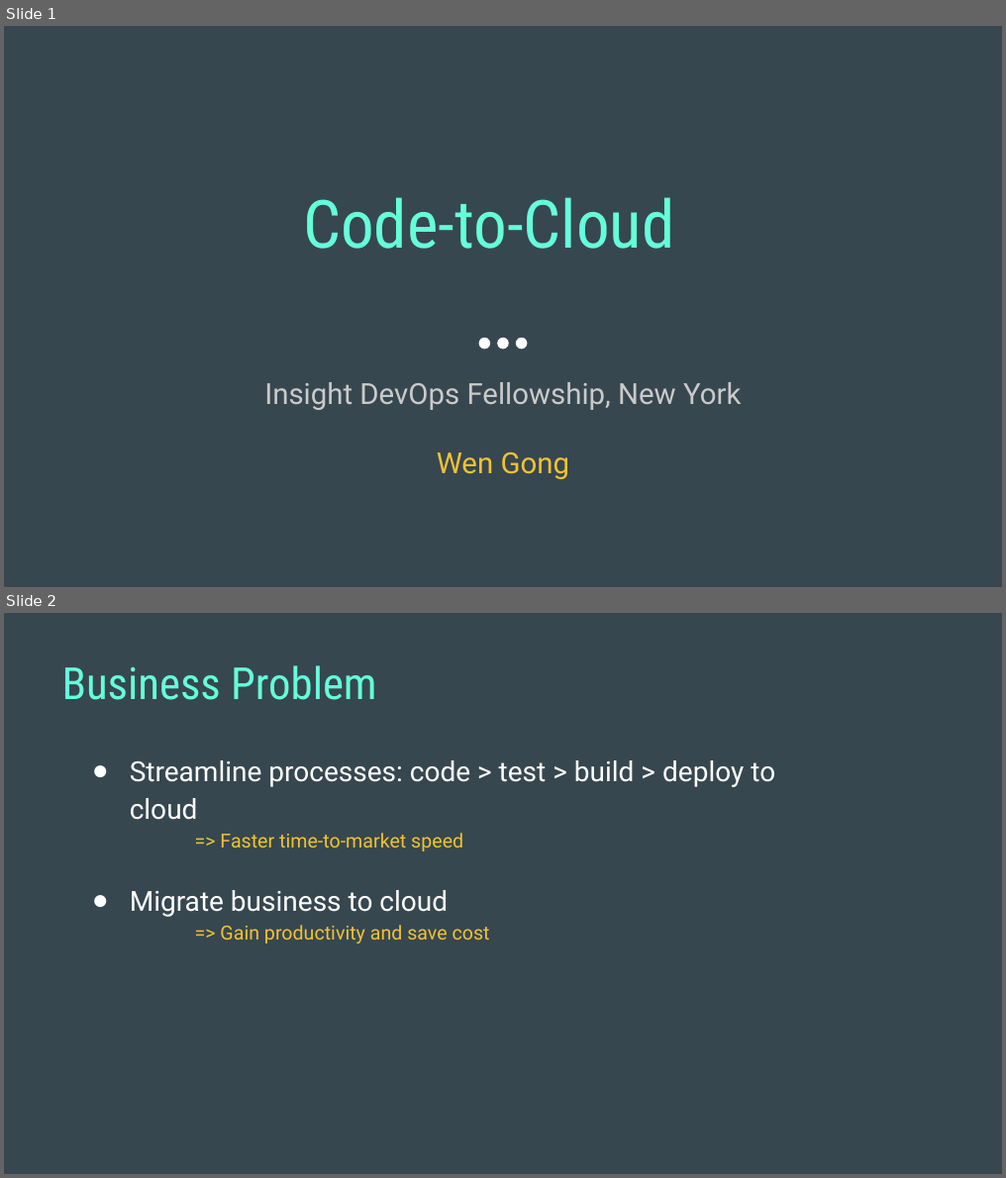
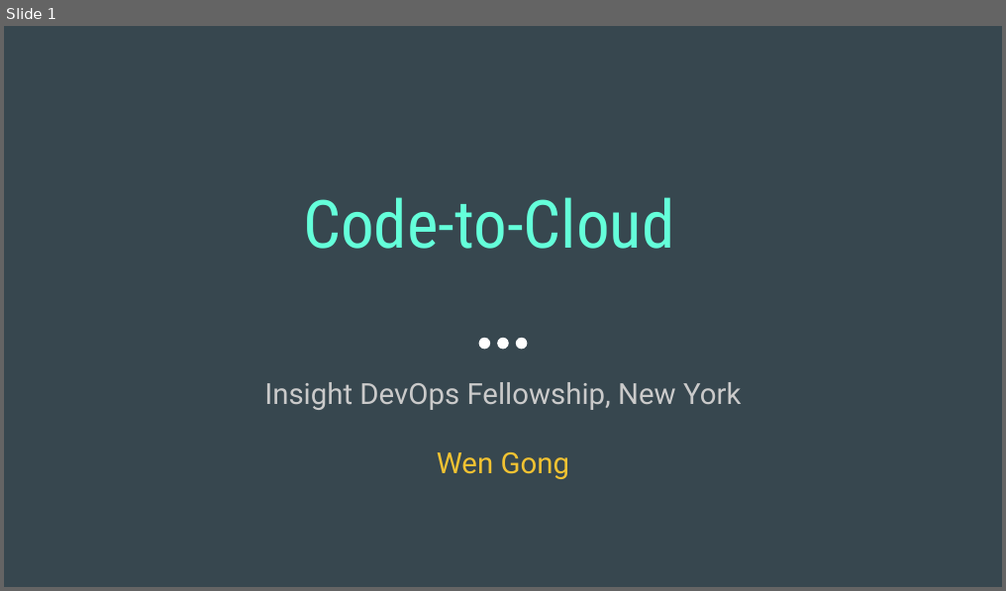
Before and after one commit to wgong/code2cloud, a slide deck: docs/code2cloud.pptx. Shown one above the other, each under a label of ours: slides 1 and 2 before the commit, slide 1 after it. The pictures are 1006x1178 and 1006x591 pixels, drawn with LibreOffice and Linux fonts; fonts in the diff are those of the drawing. Boxes give left, top, right and bottom in pixels: in the first picture for what was removed or moved away, otherwise in the second. Text is boxed around its words. In the diff, an @@ line names an element or a change of style, - is before the commit and + after.

```diff
--- a/docs/code2cloud.pptx
+++ b/docs/code2cloud.pptx
@@ slide 2 removed at bbox=[4, 613, 1002, 1174], background #37474F @@
@@ title removed at bbox=[62, 665, 377, 700] @@
-Business Problem
@@ text removed at bbox=[130, 761, 775, 944] @@
-● Streamline processes: code > test > build > deploy to cloud
-  => Faster time-to-market speed
-● Migrate business to cloud
-  => Gain productivity and save cost
```
Also in this commit, not shown: 2 slides changed, 6 slides added, 6 other slides removed, 1 other file.
